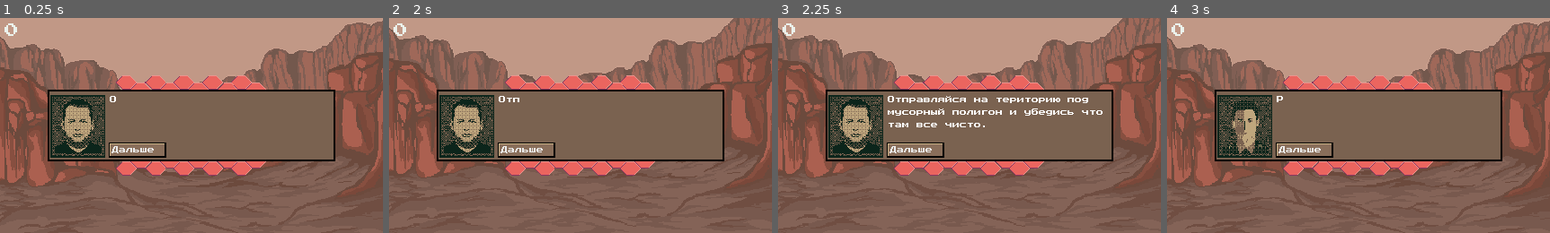
Above: before the commit, frames 1-4 (left to right).
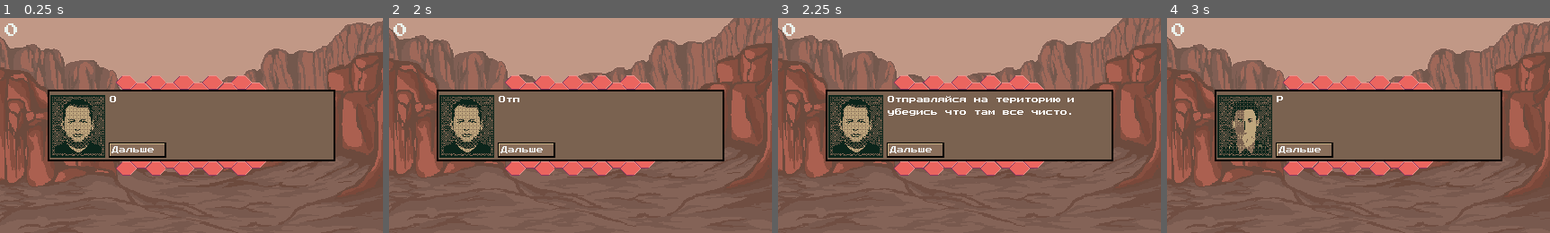
Above: after the commit, the same moments.

Repository: vitalya-dev/Frank
Game: Godot game, scene res://Scenes/Level_2/Level_2.tscn
Two runs of this game, one before a commit and one after it. Both use one fixed random seed, a clock stepped at 60 frames per second and the inputs below. This scene is started directly instead of the project's main scene. Sound files missing from this copy of the repository are replaced by a short silence.
Inputs (mouse positions are in pixels of both pictures, inside the frame that each line leads up to):
- Up to frame 1 (0.25 s): no input
- Up to frame 2 (2 s): click "Дальше" at 0.5 s; click "Дальше" at 1.25 s
- Up to frame 3 (2.25 s): click "Дальше" at 2 s
- Up to frame 4 (3 s): tap Enter at 2.75 s; move the mouse to (1293, 82) at 2.77 s; click (1293, 82) at 2.92 s

Frames 1-2 are identical in both runs. In frame 3, 0.8% of the frame differs, in the area x 28-85%, y 37-51%; in frame 4, nothing differs.

Commit message:
Finishing.

Diff:
--- a/Scenes/Level_1/Level_1.gd
+++ b/Scenes/Level_1/Level_1.gd
@@ -15,15 +15,11 @@
 	"$Сержант вам входящий.",
 	"#Соединяйте.",
 	"%ТЫ ЧЕГО МНЕ НЕ ЗВОНИШЬ СКОТИНА?",
-	"#Мам!!!",
 	"#Я на работе!!!",
 	"%Ага на работе он. Твой брат все рассказал на какой ты работе.",
-	"%Загораешь под солнцем и даже свою мать не пригласил.",
-	"%Ты ведь знаешь как мне нужен витамин D.",
-	"#Мам. Я не на курорте. Тут мины кругом. Очень опасно.",
-	"%Очень опасно было тебя рожать. Ты меня чуть не убил при родах. Безсердечное ты животное.",
-	"%Из за тебя у меня было внутрнее кравотечение.",
-	"%А сейчас сердце кровью обливается от того что бывают такие неблагодарные дети.",
+	"%Загораешь под солнцем и даже мать свою не пригласил.",
+	"%Безсердечное ты животное.",
+	"%Сердце кровью обливается от того что бывают такие неблагодарные дети.",
 	"%Сукин ты сын...",
 	"$Соеденение прервано.",
 	"#Господи...",
--- a/Scenes/Level_2/Level_2.gd
+++ b/Scenes/Level_2/Level_2.gd
@@ -2,7 +2,7 @@
 
 var mission_text_1 = [
 	"@Отличная работа сержант, но наша работа не закончена.",
-	"@Отправляйся на територию под мусорный полигон и убедись что там все чисто.",
+	"@Отправляйся на територию и убедись что там все чисто.",
 	"#Разрешите выполнять задание, товарищ полковник?",
 	"@Разрешаю. Желаю удачи."
 ]
@@ -11,17 +11,9 @@
 	"$Сержант вам входящий.",
 	"#Соединяйте.",
 	"&Привет Брат.",
-	"#Ну погоди. Ну все. Устрою тебе.",
-	"&А что я такого сделал?",
-	"#Кто сказал маме что я на курорте?",
-	"#Отдыхаю под солнышком?",
-	"&Да ничего я такого ей не говорил.",
-	"&Она спросила где ты я ответил а она что то себе придумала.",
-	"&Да я вообще не поэтому звоню.",
-	"#Не по этому он звонит. Что ты еще натворил?",
-	"&Да что ты в самом деле. Я просто подумал раз ты сейчас не дома...",
+	"&Я подумал раз ты сейчас не дома...",
 	"&... то я могу взять твою приставку поиграть.",
-	"#ПОСЛЕ ВСЕГО ЧТО ТЫ СДЕЛАЛ?!!!",
+	"#ПОСЛЕ ВСЕГО ЧТО ТЫ НАГОВОРИЛ ПРО МЕНЯ МАМЕ?!!!",
 	"$Соеденение прервано.",
 	"#Трубку повесил. Ну все. Я ему устрою. Ну все."
 ]
--- a/Scenes/Level_3/Level_3.gd
+++ b/Scenes/Level_3/Level_3.gd
@@ -14,7 +14,7 @@
 	"%Из за тебя мой птенчик грустит!",
 	"%Подонок.",
 	"$Соединение прервано.",
-	"#...!",
+	"#...",
 	"#За что мне все вот это вот?"
 ]
 
--- a/Scenes/Level_4/Level_4.gd
+++ b/Scenes/Level_4/Level_4.gd
@@ -3,15 +3,14 @@
 
 var mission_text_1 = [
 	")Мы убиваем себя, работаем все больше, наслаждаемся жизнью все меньше.",
-	")Все ради горы продуктов потребления которая не приносит нам радости.",
+	")Все ради горы продуктов, потребления которой не приносит нам радости.",
 	")Простые люди покупают вещь — и радуются. А безудержное потребление убивает эту радость."
 ]
 
 var mission_text_2 = [
 	")Мир все крепче держится за свою привычку потреблять каждый год постоянно нарастающие количества...",
 	")...каменного угля, нефти, древесины, чернозема и тысячи других видов природных ресурсов...",
-	")...которые мы превращаем не только в необходимые нам пищу и крышу над головой...",
-	")...но в гораздо большей степени используем для изготовления не нужных нам вещей."
+	")...которые мы используем для изготовления не нужных нам вещей."
 ]
 
 var mission_text_3 = [
@@ -23,11 +22,6 @@
 ]
 
 var mission_text_5 = [
-	"#Оператор",
-	"$Оператор.",
-	"#Вы что нибудь поняли?",
-	"$Нет сержант.",
-	"#И я вот нет.",
 	"#Наверное то что произошло было важно.",
 	"#Ну что б я сдох если хоть что нибудь понял."
 ]
